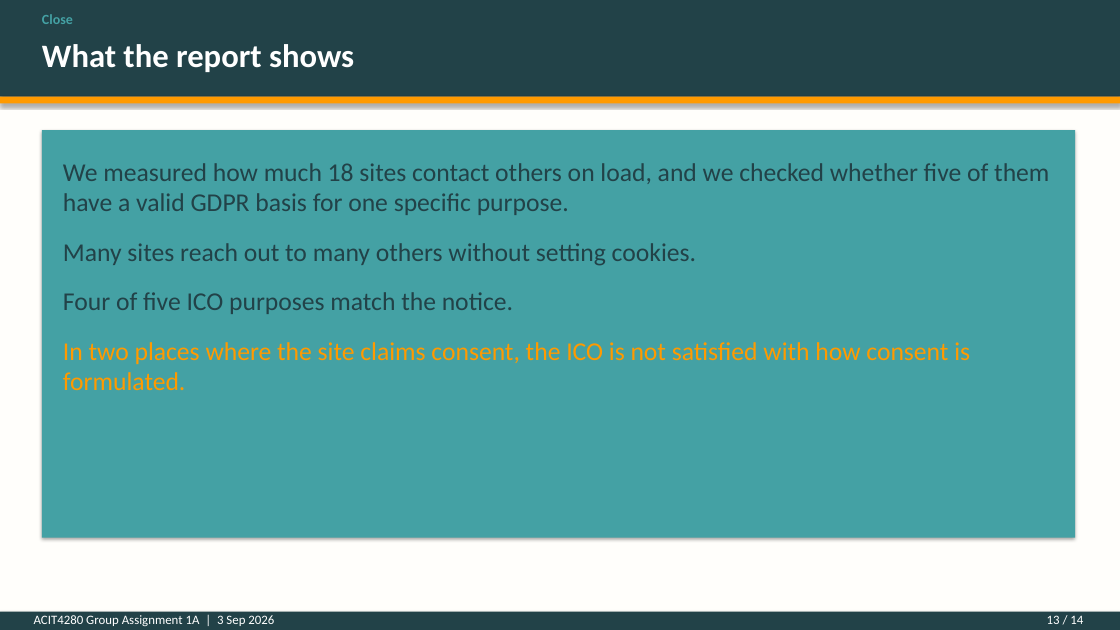
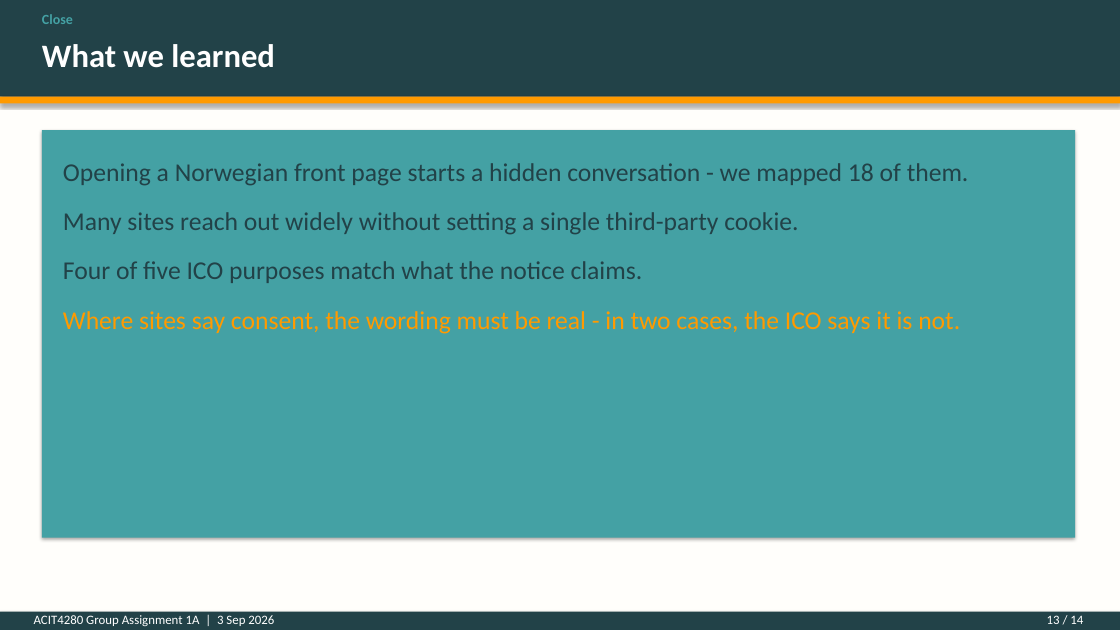
Before and after one commit to kasa031/Bacheloroppgave, a slide deck: slide 13 of ACIT4280_1A_presentation.pptx. Drawn at 1120x630 pixels with LibreOffice and Linux fonts; fonts in the diff are those of the drawing. Boxes give left, top, right and bottom in pixels: in the first picture for what was removed or moved away, otherwise in the second. Text is boxed around its words. In the diff, an @@ line names an element or a change of style, - is before the commit and + after.

```diff
--- a/ACIT4280_1A_presentation.pptx
+++ b/ACIT4280_1A_presentation.pptx
@@ text at bbox=[42, 44, 275, 68]: text changed @@
-What the report shows
+What we learned
@@ text at bbox=[63, 163, 969, 334]: text changed @@
-We measured how much 18 sites contact others on load, and we checked whether five of them have a valid GDPR basis for one specific purpose.
-Many sites reach out to many others without setting cookies.
-Four of five ICO purposes match the notice.
-In two places where the site claims consent, the ICO is not satisfied with how consent is formulated.
+Opening a Norwegian front page starts a hidden conversation - we mapped 18 of them.
+Many sites reach out widely without setting a single third-party cookie.
+Four of five ICO purposes match what the notice claims.
+Where sites say consent, the wording must be real - in two cases, the ICO says it is not.
```
Also in this commit, not shown: 12 other slides changed, 4 other files.
